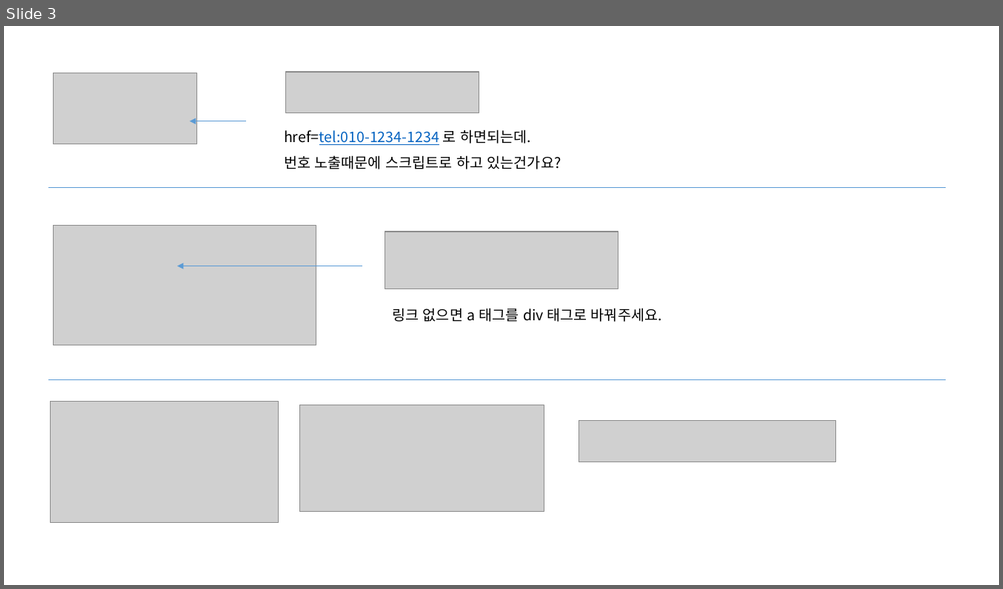
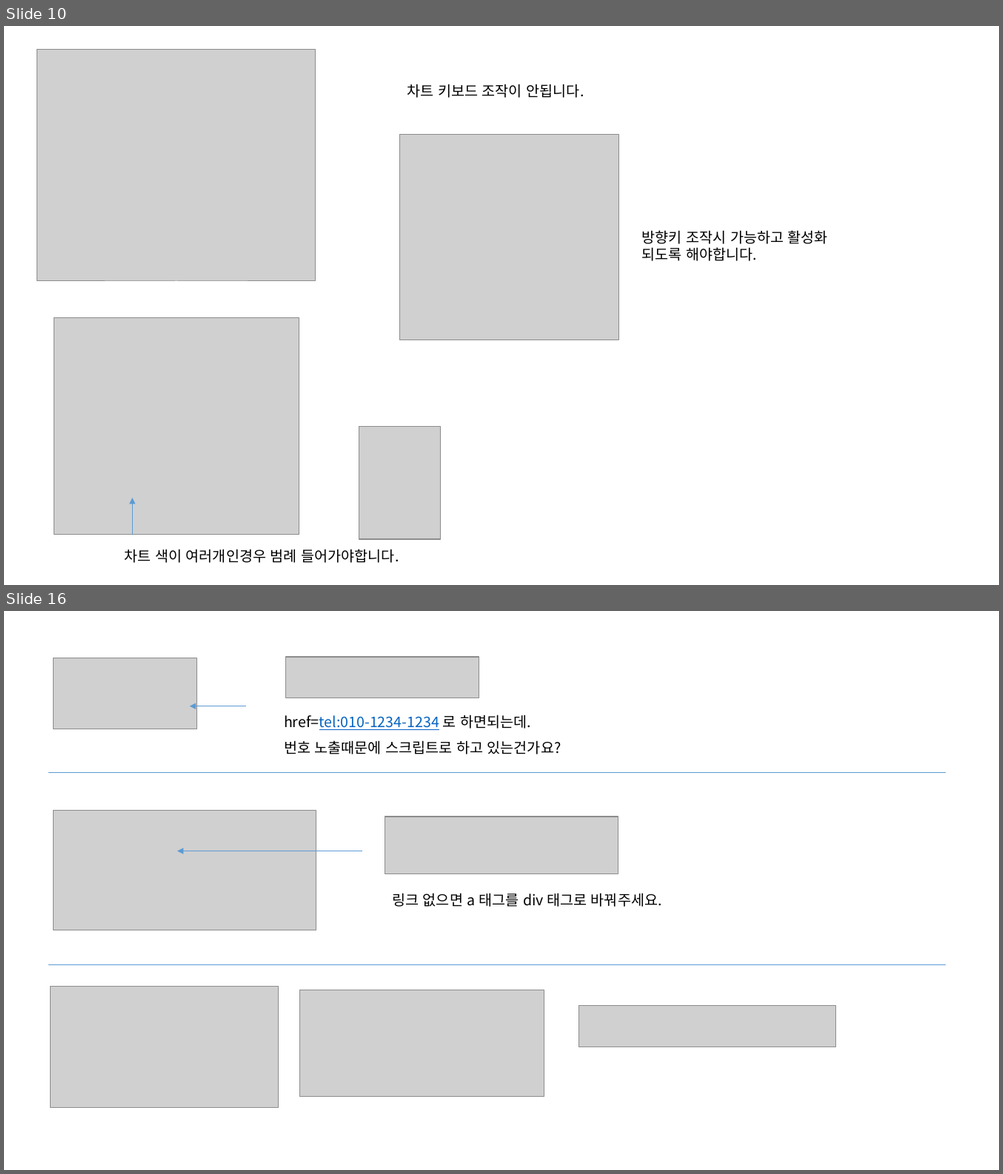
Before and after one commit to jeoungGyy/sejong, a slide deck: ppt/웹접근성 오류 체크(운영).pptx. Shown one above the other, each under a label of ours: slide 3 before the commit, slides 10 and 16 after it; the slides between them are not shown. The pictures are 1003x589 and 1003x1174 pixels, drawn with LibreOffice and Linux fonts; fonts in the diff are those of the drawing; grey boxes stand for pictures. Boxes give left, top, right and bottom in pixels: in the first picture for what was removed or moved away, otherwise in the second. Text is boxed around its words. In the diff, an @@ line names an element or a change of style, - is before the commit and + after.

```diff
--- a/ppt/웹접근성 오류 체크(운영).pptx
+++ b/ppt/웹접근성 오류 체크(운영).pptx
@@ slide 10 added at (4,26,999,585), background #FFFFFF @@
@@ picture added at (37,49,315,282) @@
@@ text added at (407,84,583,98), 14 pt, text #000000 @@
+차트 키보드 조작이 안됩니다.
@@ picture added at (399,134,619,340) @@
@@ text added at (642,230,828,261), 14 pt, text #000000 @@
+방향키 조작시 가능하고 활성화
+되도록 해야합니다.
@@ picture added at (54,318,299,536) @@
@@ picture added at (359,426,441,540) @@
@@ arrow added from (132, 535) to (132, 498), #5B9BD5 0.5 pt @@
@@ text added at (125,549,398,563), 14 pt, text #000000 @@
+차트 색이 여러개인경우 범례 들어가야합니다.
@@ what was slide 3 is now slide 16 @@
```
Also in this commit, not shown: 1 slide changed, 18 other slides added, 2 slides removed, 4 other files.
